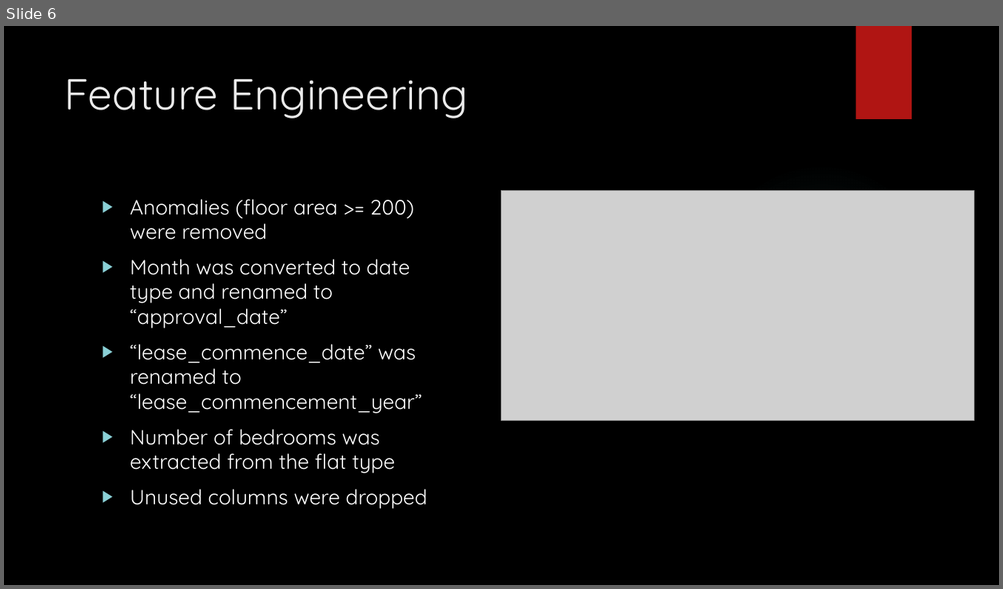
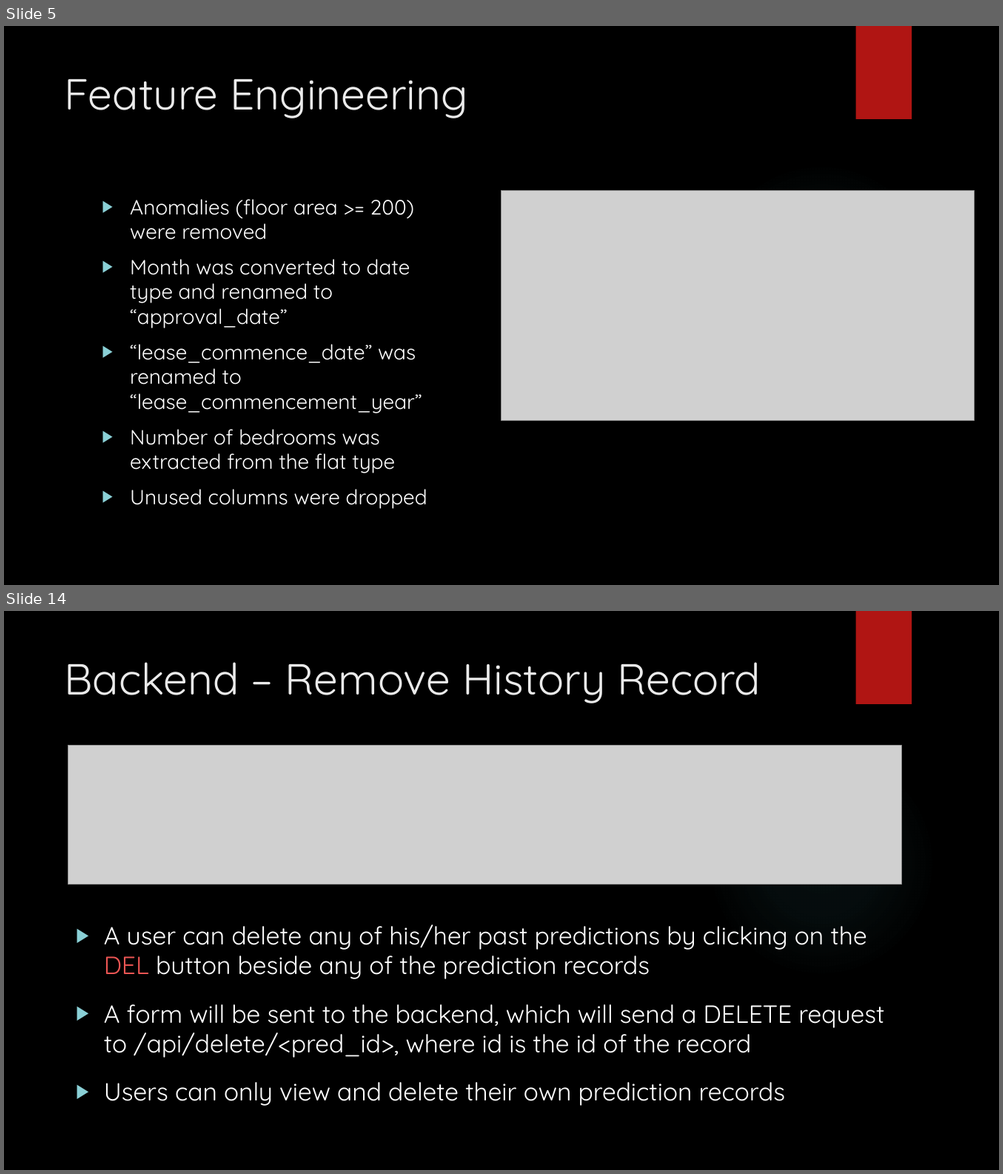
Before and after one commit to ethanolx/SG-Resale-Housing-py, a slide deck: doc/slides.pptx. Shown one above the other, each under a label of ours: slide 6 before the commit, slides 5 and 14 after it; the slides between them are not shown. The pictures are 1003x589 and 1003x1174 pixels, drawn with LibreOffice and Linux fonts; fonts in the diff are those of the drawing; grey boxes stand for pictures; background and template pictures are left out. Boxes give left, top, right and bottom in pixels: in the first picture for what was removed or moved away, otherwise in the second. Text is boxed around its words. In the diff, an @@ line names an element or a change of style, - is before the commit and + after.

```diff
--- a/doc/slides.pptx
+++ b/doc/slides.pptx
@@ slide 14 added at box(4, 611, 999, 1170), background picture (left out); not listed: 2 template elements that a slide beside it also shows @@
@@ title added at box(64, 662, 761, 703), 42 pt, text #EBEBEB @@
+Backend – Remove History Record
@@ picture added at box(68, 745, 901, 884) @@
@@ text added at box(104, 925, 884, 1106), 24 pt, text #FFFFFF @@
+▶ A user can delete any of his/her past predictions by clicking on the DEL button beside any of the prediction records
+▶ A form will be sent to the backend, which will send a DELETE request to /api/delete/<pred_id>, where id is the id of the record
+▶ Users can only view and delete their own prediction records
@@ what was slide 6 is now slide 5 @@
```
Also in this commit, not shown: 3 slides changed, 12 other slides added, 15 slides removed, 1 other file.
